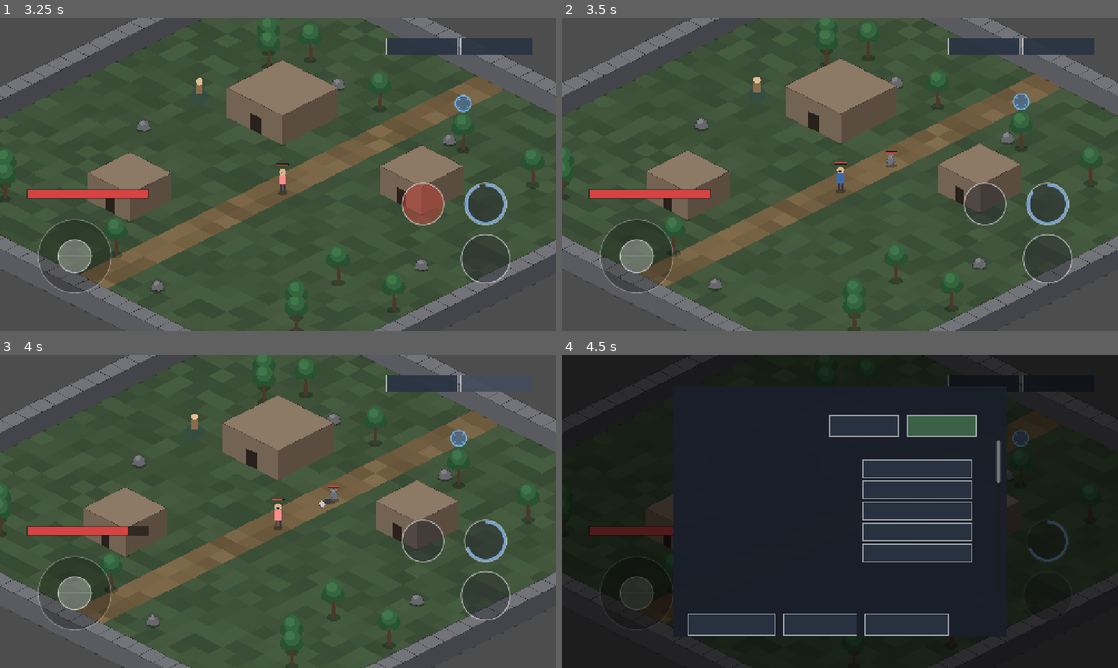
Above: before the commit, frames 1-4 (two rows, left to right).
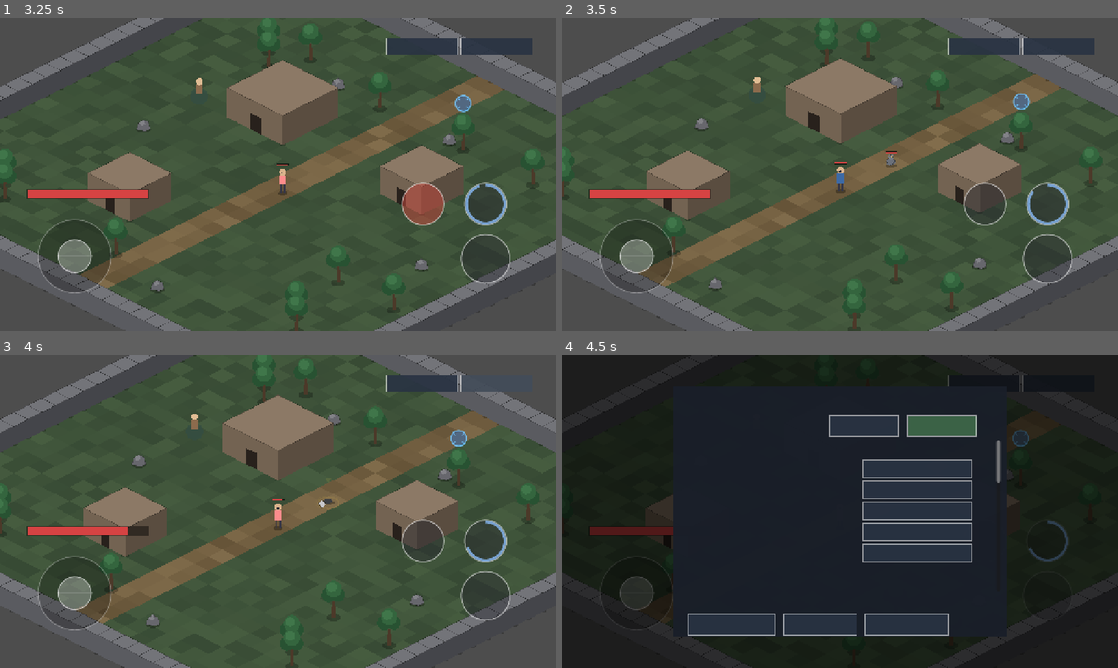
Above: after the commit, the same moments.

Repository: gbcmikeblue/game_qy2
Game: Godot game, scene res://tests/stage_b_check.tscn
Two runs of this game, one before a commit and one after it. Both use one fixed random seed, a clock stepped at 60 frames per second and the inputs below. This scene is started directly instead of the project's main scene.
Inputs (mouse positions are in pixels of both pictures, inside the frame that each line leads up to):
- Up to frame 1 (3.25 s): tap Enter at 0.5 s; drag from (72, 255) to (333, 105) at 0.52 s; drag from (483, 259) to (250, 237) at 1.27 s; move the mouse to (483, 202) at 2.02 s; hold A (move_left) 2.03-2.75 s; tap I at 2.1 s; click (483, 202) at 2.17 s; drag from (422, 202) to (111, 127) at 2.77 s
- Up to frame 2 (3.5 s): no input
- Up to frame 3 (4 s): drag from (494, 383) to (305, 511) at 3.52 s
- Up to frame 4 (4.5 s): drag from (984, 383) to (756, 433) at 4.27 s

Frame 1 is identical in both runs. In frame 2, less than 0.1% of the frame differs, in the area x 0-85%, y 10-97%; in frame 3, less than 0.1%, in the area x 59-96%, y 41-90%; in frame 4, less than 0.1%.
Error before the commit: Invalid call. Nonexistent function 'get_defense' in base 'CharacterBody2D (EnemyController)'. (res://tests/stage_b_check.gd:203)
Error after the commit: Invalid call. Nonexistent function 'get_defense' in base 'CharacterBody2D (EnemyController)'. (res://tests/stage_b_check.gd:204)

Commit message:
敌人技能差异化：原地打击 / 冲撞击退 / 俯冲换位
技能新增 motion 字段：strike 原地（狼·扑咬）、charge 向前突进并击退（野猪·冲撞 62px + 240px/s）、dash 换位到目标侧后（蝙蝠·俯冲 46px）；位移前后都做可站立校验，撞墙或落在障碍上就不动。

玩家新增 apply_knockback：击退叠进 velocity 交给 move_and_slide（撞墙会停），并按 900 px/s² 衰减；死亡与复活时清零。

stage_b_check 新增 4 条位移断言（扑咬自身位移 0.0、冲撞距离 100→38、玩家被顶开 240px/s、俯冲距离 140→51）；8 套 746 条全绿（stage_b 156）。

Diff:
--- a/data/actors/enemies.json
+++ b/data/actors/enemies.json
@@ -15,7 +15,7 @@
       "patrol_radius": 70.0,
       "exp": 12,
       "loot": "wolf_basic",
-      "skill": { "id": "pounce", "name_key": "enemy.skill.pounce", "cooldown": 5.0, "range": 130.0, "multiplier": 1.8, "windup": 0.45 },
+      "skill": { "id": "pounce", "name_key": "enemy.skill.pounce", "cooldown": 5.0, "range": 130.0, "multiplier": 1.8, "windup": 0.45, "motion": "strike" },
       "body_radius": 11.0,
       "color": [0.42, 0.44, 0.48]
     },
@@ -34,7 +34,7 @@
       "patrol_radius": 60.0,
       "exp": 20,
       "loot": "boar_basic",
-      "skill": { "id": "charge", "name_key": "enemy.skill.charge", "cooldown": 7.0, "range": 110.0, "multiplier": 2.0, "windup": 0.6 },
+      "skill": { "id": "charge", "name_key": "enemy.skill.charge", "cooldown": 7.0, "range": 110.0, "multiplier": 2.0, "windup": 0.6, "motion": "charge", "charge_distance": 62.0, "knockback": 240.0 },
       "body_radius": 14.0,
       "color": [0.45, 0.36, 0.30]
     },
@@ -53,7 +53,7 @@
       "patrol_radius": 90.0,
       "exp": 9,
       "loot": "bat_basic",
-      "skill": { "id": "dash", "name_key": "enemy.skill.dash", "cooldown": 4.0, "range": 150.0, "multiplier": 1.3, "windup": 0.3 },
+      "skill": { "id": "dash", "name_key": "enemy.skill.dash", "cooldown": 4.0, "range": 150.0, "multiplier": 1.3, "windup": 0.3, "motion": "dash", "dash_offset": 46.0 },
       "body_radius": 9.0,
       "color": [0.35, 0.28, 0.42]
     }
--- a/scripts/actors/enemy_controller.gd
+++ b/scripts/actors/enemy_controller.gd
@@ -40,6 +40,11 @@
 var skill_range := 0.0
 var skill_multiplier := 1.0
 var skill_windup := 0.4
+# 技能位移：strike 原地、charge 向前突进、dash 换位到目标侧后。
+var skill_motion := "strike"
+var charge_distance := 0.0
+var knockback_strength := 0.0
+var dash_offset := 0.0
 
 var _map
 var _health: HealthComponent
@@ -148,6 +153,10 @@
 		skill_range = float(skill_def.get("range", attack_range * 2.5))
 		skill_multiplier = float(skill_def.get("multiplier", 1.6))
 		skill_windup = float(skill_def.get("windup", 0.45))
+		skill_motion = String(skill_def.get("motion", "strike"))
+		charge_distance = float(skill_def.get("charge_distance", 0.0))
+		knockback_strength = float(skill_def.get("knockback", 0.0))
+		dash_offset = float(skill_def.get("dash_offset", 0.0))
 
 
 func _apply_body_radius(radius: float) -> void:
@@ -248,6 +257,7 @@
 	var target := _get_target()
 	if target == null:
 		return 0
+	_apply_skill_motion(target)
 	var result := CombatService.strike(self, target, {
 		"attack": attack * skill_multiplier,
 		"max_range": skill_range,
@@ -256,11 +266,44 @@
 	})
 	if not bool(result["hit"]):
 		return 0
+	# 冲撞类技能把玩家顶开：位移由玩家自己走 move_and_slide，撞墙会停。
+	if knockback_strength > 0.0 and target.has_method("apply_knockback"):
+		var push := target.global_position - global_position
+		target.apply_knockback(push, knockback_strength)
+
 	var name_key := String(skill_def.get("name_key", ""))
 	if not name_key.is_empty():
 		CombatFx.show_text(global_position + Vector2(0.0, -34.0), Locale.t(name_key),
 				Color(1.0, 0.62, 0.35))
 	return 1
+
+
+## 起手瞬间的位移：让三招在「站在哪」这件事上不一样。
+## charge 向前突进（撞墙/障碍就停在原地），dash 换位到目标侧后，strike 原地不动。
+func _apply_skill_motion(target: Node2D) -> void:
+	if skill_motion == "charge" and charge_distance > 0.0:
+		var dir := (target.global_position - global_position)
+		if dir.length() < 0.001:
+			return
+		var next := global_position + dir.normalized() * charge_distance
+		if _is_free_position(next):
+			global_position = next
+	elif skill_motion == "dash" and dash_offset > 0.0:
+		# 侧后换位：绕到目标斜后方，逼玩家转身，而不是单纯贴脸。
+		var away := (global_position - target.global_position)
+		if away.length() < 0.001:
+			away = Vector2.LEFT
+		var flank := away.normalized().rotated(PI * 0.5) * dash_offset
+		var next := target.global_position + flank + away.normalized() * dash_offset * 0.5
+		if _is_free_position(next):
+			global_position = next
+
+
+## 目标点是否可站立（不撞墙、不撞障碍）。
+func _is_free_position(pos: Vector2) -> bool:
+	if _map == null or not _map.has_method("is_blocked"):
+		return true
+	return not _map.is_blocked(Iso.world_to_grid(pos))
 
 
 func _tick_attack(delta: float) -> void:
--- a/scripts/actors/player_controller.gd
+++ b/scripts/actors/player_controller.gd
@@ -45,7 +45,12 @@
 ## 技能冷却表：skill_id -> 剩余秒数。参数（耗蓝/冷却/倍率/范围）全部来自技能表。
 var _skill_cd: Dictionary = {}
 var _mp_frac := 0.0
+# 击退速度：由敌人技能施加，逐帧衰减，叠加在输入位移之上。
+var _knockback := Vector2.ZERO
 ## 技能飘字配色（三种状态一眼可分）。
+## 击退衰减速度（px/s²）与停止阈值：够快衰减才不会像滑冰。
+const KNOCKBACK_DECAY := 900.0
+const KNOCKBACK_STOP := 12.0
 const COLOR_COOLING := Color(0.75, 0.75, 0.85)
 const COLOR_NO_MP := Color(0.55, 0.65, 0.95)
 const COLOR_HIT := Color(1.0, 0.85, 0.55)
@@ -205,6 +210,18 @@
 func set_hp(value: int) -> void:
 	if _health != null:
 		_health.set_hp(value)
+
+
+## 击退：由敌人技能调用（野猪冲撞等）。方向为零时忽略。
+## 击退不做位移作弊，叠进 velocity 交给 move_and_slide，因此撞墙会停。
+func apply_knockback(direction: Vector2, strength: float) -> void:
+	if _dead or direction.length() < 0.001 or strength <= 0.0:
+		return
+	_knockback = direction.normalized() * strength
+
+
+func get_knockback_speed() -> float:
+	return _knockback.length()
 
 
 ## 换图前清空锁定/仇恨残留：旧图的敌人马上要被释放，不能留下悬空引用。
@@ -576,6 +593,12 @@
 	var target_speed := direction * max_speed
 	var rate := acceleration if direction.length() > 0.01 else deceleration
 	velocity = velocity.move_toward(target_speed, rate * delta)
+	# 击退叠加在输入位移之上并逐帧衰减：被野猪撞开时仍能反向走回来。
+	if _knockback.length() > KNOCKBACK_STOP:
+		velocity += _knockback
+		_knockback = _knockback.move_toward(Vector2.ZERO, KNOCKBACK_DECAY * delta)
+	else:
+		_knockback = Vector2.ZERO
 	move_and_slide()
 
 	# 移动输入已在上面取消持续攻击，这里只处理"触发/维持"。
--- a/tests/stage_b_check.gd
+++ b/tests/stage_b_check.gd
@@ -56,6 +56,7 @@
 	await _test_skill()
 	await _test_whirlwind()
 	await _test_enemy_skill()
+	await _test_enemy_skill_motion()
 	_test_health_component()
 	_test_pathfinding()
 	await _test_fsm()
@@ -333,6 +334,64 @@
 	_player.set_hp(_player.get_max_hp())
 
 
+## 三招在「站位」上的差异：strike 不动、charge 突进并击退、dash 换位贴身。
+func _test_enemy_skill_motion() -> void:
+	_clear_enemies()
+	await get_tree().physics_frame
+	await _ensure_player_alive()
+	_player.global_position = _map.spawn_world_position()
+	_player.velocity = Vector2.ZERO
+	_player._knockback = Vector2.ZERO
+	InputManager.touch_vector = Vector2.ZERO
+	await get_tree().physics_frame
+
+	# 1) 狼·扑咬：原地起手，自身不位移
+	var wolf = _map.spawn_enemy("forest_wolf", Vector2i(10, 14))
+	wolf.set_physics_process(false)
+	wolf.global_position = _player.global_position + Vector2(100.0, 0.0)
+	var wolf_before: Vector2 = wolf.global_position
+	wolf._skill_cd_left = 0.0
+	_player._invuln_left = 0.0
+	_player.set_hp(_player.get_max_hp())
+	wolf.cast_skill()
+	_check(wolf.global_position.distance_to(wolf_before) < 0.5,
+			"扑咬是原地起手（自身位移 %.1f）" % wolf.global_position.distance_to(wolf_before))
+
+	# 2) 野猪·冲撞：突进 + 把玩家顶开
+	var boar = _map.spawn_enemy("stone_boar", Vector2i(10, 14))
+	boar.set_physics_process(false)
+	boar.global_position = _player.global_position + Vector2(100.0, 0.0)
+	var boar_before: float = boar.global_position.distance_to(_player.global_position)
+	boar._skill_cd_left = 0.0
+	_player._invuln_left = 0.0
+	_player.set_hp(_player.get_max_hp())
+	_player._knockback = Vector2.ZERO
+	boar.cast_skill()
+	var boar_after: float = boar.global_position.distance_to(_player.global_position)
+	_check(boar_after < boar_before - 20.0,
+			"冲撞会突进（距离 %.0f → %.0f）" % [boar_before, boar_after])
+	_check(_player.get_knockback_speed() > 0.0,
+			"冲撞把玩家顶开（%.0f px/s）" % _player.get_knockback_speed())
+
+	# 3) 蝙蝠·俯冲：换位到玩家侧后，距离明显收缩
+	var bat = _map.spawn_enemy("cave_bat", Vector2i(10, 14))
+	bat.set_physics_process(false)
+	bat.global_position = _player.global_position + Vector2(140.0, 0.0)
+	var bat_before: float = bat.global_position.distance_to(_player.global_position)
+	bat._skill_cd_left = 0.0
+	_player._invuln_left = 0.0
+	_player.set_hp(_player.get_max_hp())
+	bat.cast_skill()
+	var bat_after: float = bat.global_position.distance_to(_player.global_position)
+	_check(bat_after < bat_before * 0.6,
+			"俯冲会贴到玩家身边（距离 %.0f → %.0f）" % [bat_before, bat_after])
+
+	_clear_enemies()
+	await get_tree().physics_frame
+	_player._knockback = Vector2.ZERO
+	_player.set_hp(_player.get_max_hp())
+
+
 func _test_health_component() -> void:
 	var health := HealthComponent.new()
 	add_child(health)
